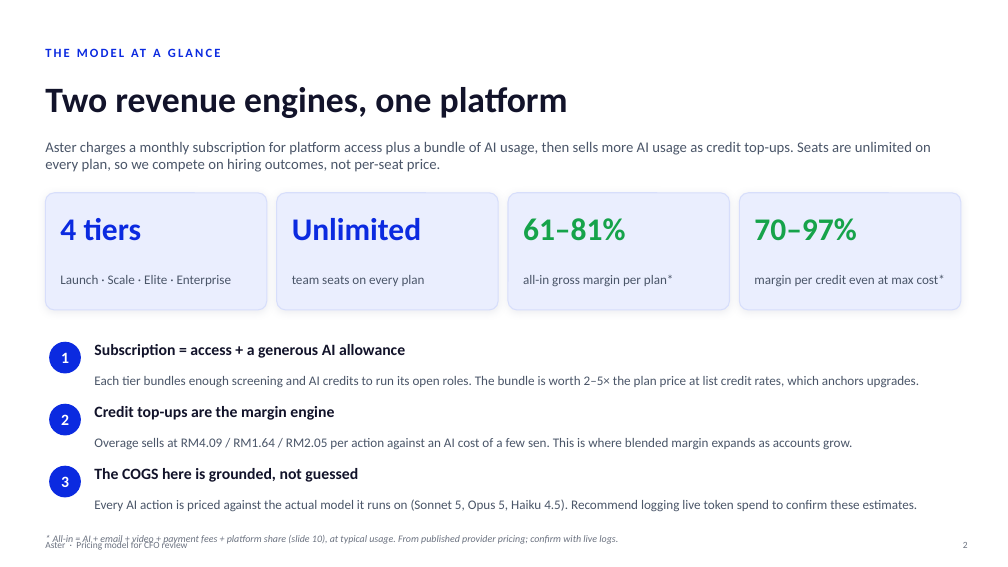
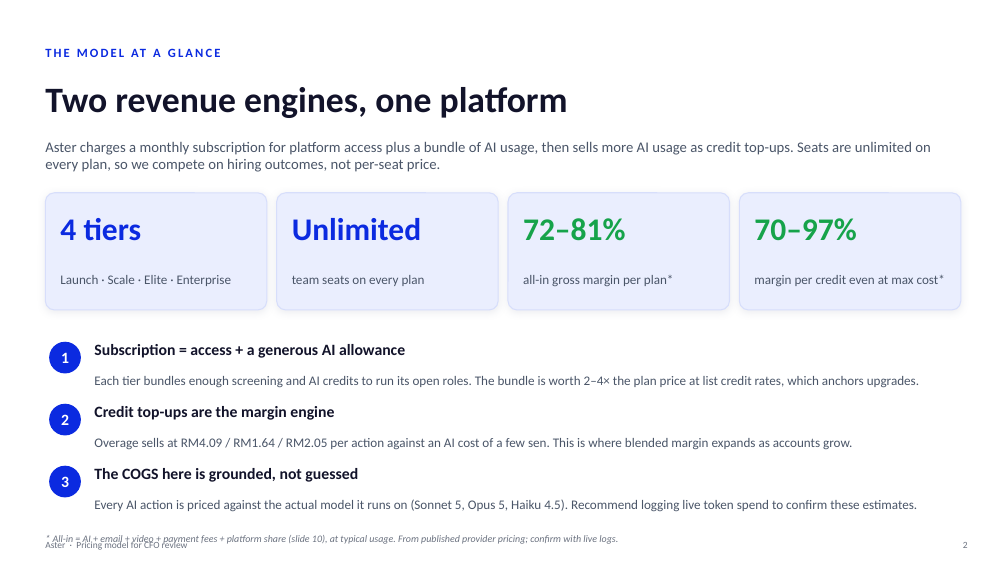
Before and after one commit to shahramly83/aster, a slide deck: slide 2 of docs/aster-pricing-cfo.pptx. Drawn at 1008x567 pixels with LibreOffice and Linux fonts; fonts in the diff are those of the drawing. Boxes give left, top, right and bottom in pixels: in the first picture for what was removed or moved away, otherwise in the second. Text is boxed around its words. In the diff, an @@ line names an element or a change of style, - is before the commit and + after.

```diff
--- a/docs/aster-pricing-cfo.pptx
+++ b/docs/aster-pricing-cfo.pptx
@@ text at [523,218,625,241]: text changed @@
-61–81%
+72–81%
@@ text at [94,376,919,387]: text changed @@
-Each tier bundles enough screening and AI credits to run its open roles. The bundle is worth 2–5× the plan price at list credit rates, which anchors upgrades.
+Each tier bundles enough screening and AI credits to run its open roles. The bundle is worth 2–4× the plan price at list credit rates, which anchors upgrades.
```
Also in this commit, not shown: 5 other slides changed.
